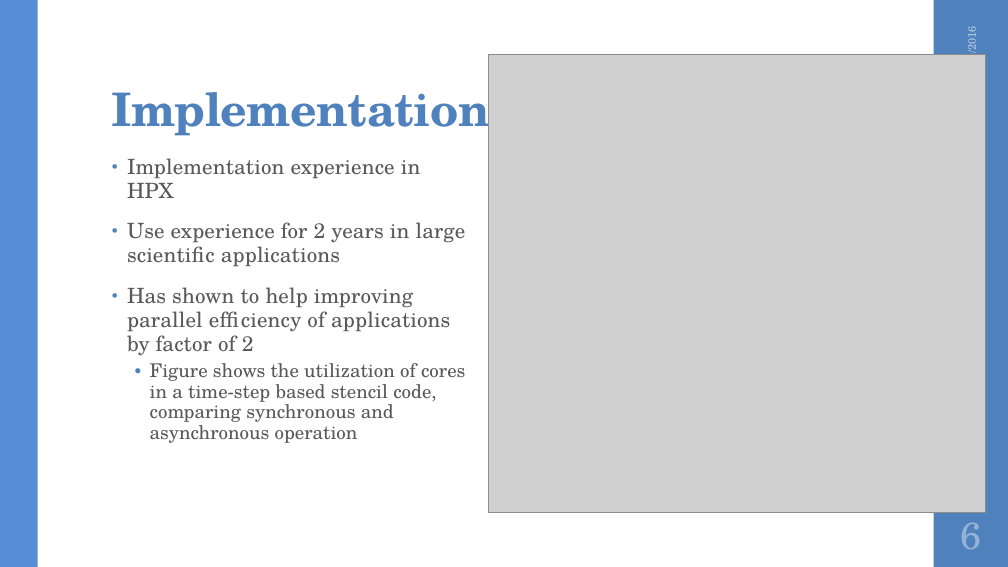
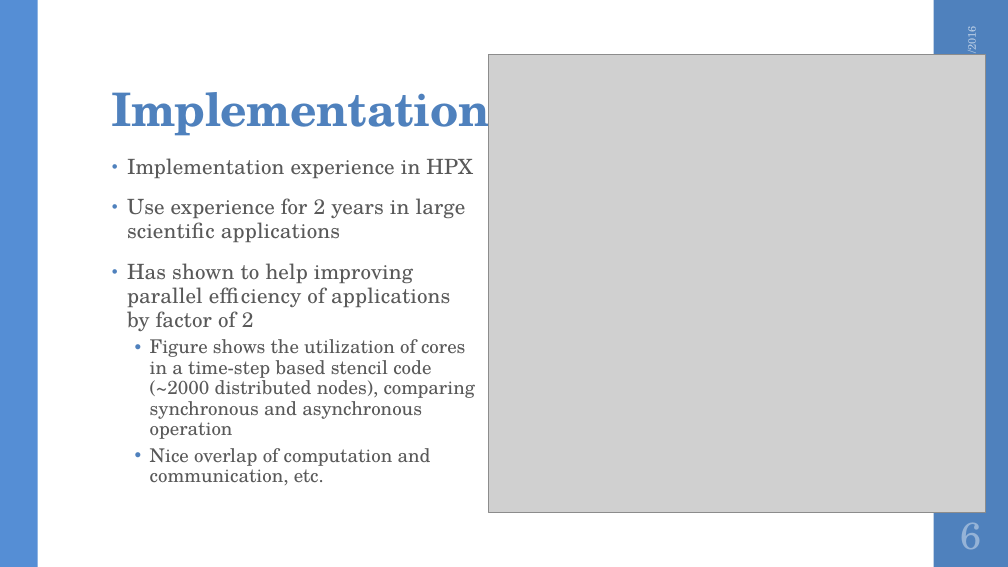
Before and after one commit to STEllAR-GROUP/P0361, a slide deck: slide 6 of P0361R1 - Invoking Algorithms Asynchronously.pptx. Drawn at 1008x567 pixels with LibreOffice and Linux fonts; fonts in the diff are those of the drawing; grey boxes stand for pictures; background and template pictures are left out. Boxes give left, top, right and bottom in pixels: in the first picture for what was removed or moved away, otherwise in the second. Text is boxed around its words. In the diff, an @@ line names an element or a change of style, - is before the commit and + after.

```diff
--- a/P0361R1 - Invoking Algorithms Asynchronously.pptx
+++ b/P0361R1 - Invoking Algorithms Asynchronously.pptx
@@ text at box(150, 339, 475, 485): text changed @@
-  • Figure shows the utilization of cores in a time-step based stencil code, comparing synchronous and asynchronous operation
+  • Figure shows the utilization of cores in a time-step based stencil code (~2000 distributed nodes), comparing synchronous and asynchronous operation
+  • Nice overlap of computation and communication, etc.
```
Also in this commit, not shown: 1 other slide changed, 1 other file.
